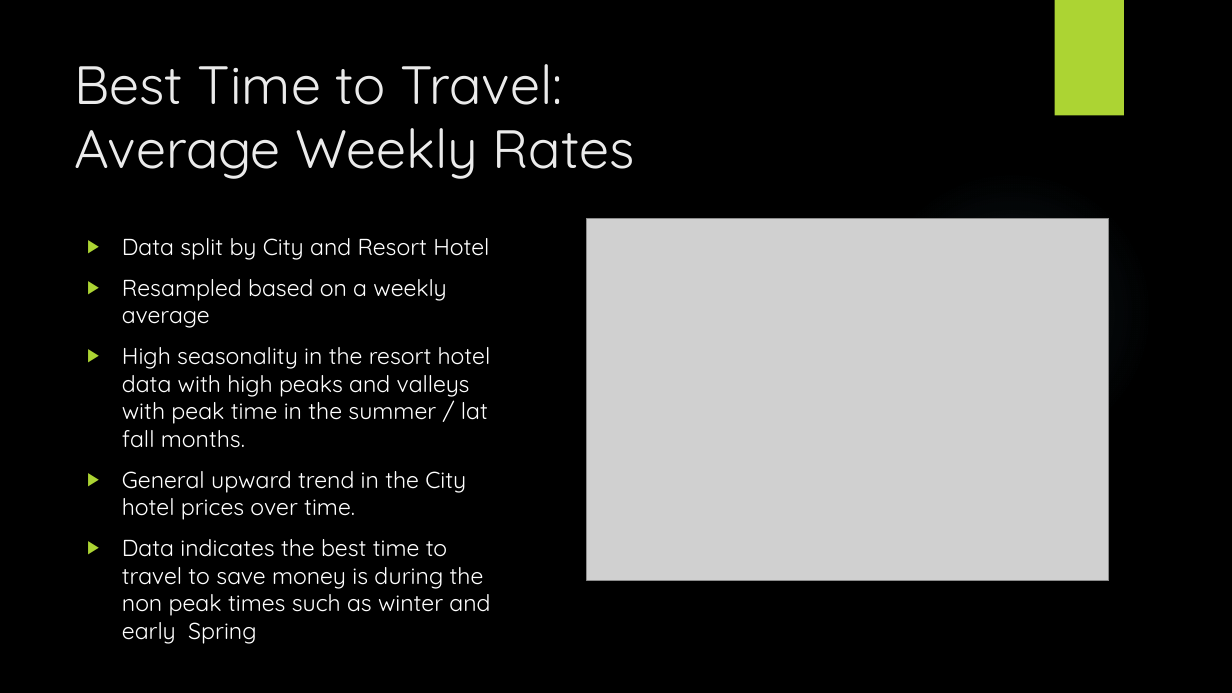
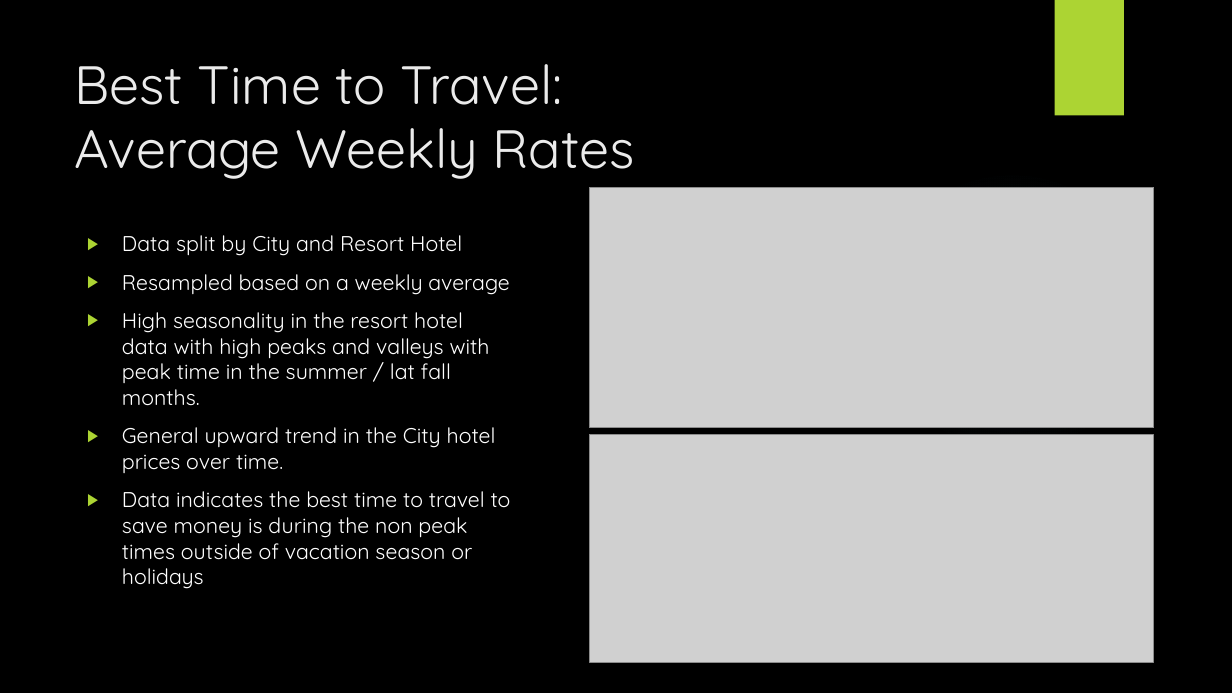
Before and after one commit to johnmyronmillar/HotelPricePredictor, a slide deck: slide 7 of Project_Presentation.pptx. Drawn at 1232x693 pixels with LibreOffice and Linux fonts; fonts in the diff are those of the drawing; grey boxes stand for pictures; background and template pictures are left out. Boxes give left, top, right and bottom in pixels: in the first picture for what was removed or moved away, otherwise in the second. Text is boxed around its words. In the diff, an @@ line names an element or a change of style, - is before the commit and + after.

```diff
--- a/Project_Presentation.pptx
+++ b/Project_Presentation.pptx
@@ picture: place and size @@
-picture at box(587, 218, 1109, 580)
+picture at box(590, 188, 1154, 428)
@@ text at box(122, 235, 509, 473): size 18 to 16.6 pt in "Data split by City and Resort Hotel", "Resampled based on a weekly average", "High seasonality in the resort hotel data ...", "General upward trend in the City hotel ..." @@
@@ picture added at box(590, 435, 1154, 663) @@
@@ text at box(122, 491, 511, 589): text changed; size 18 to 16.6 pt @@
-▶ Data indicates the best time to travel to save money is during the non peak times such as winter and early Spring
+▶ Data indicates the best time to travel to save money is during the non peak times outside of vacation season or holidays
```
Also in this commit, not shown: 3 other slides changed, 3 slides added, 2 slides removed, 6 other files.
